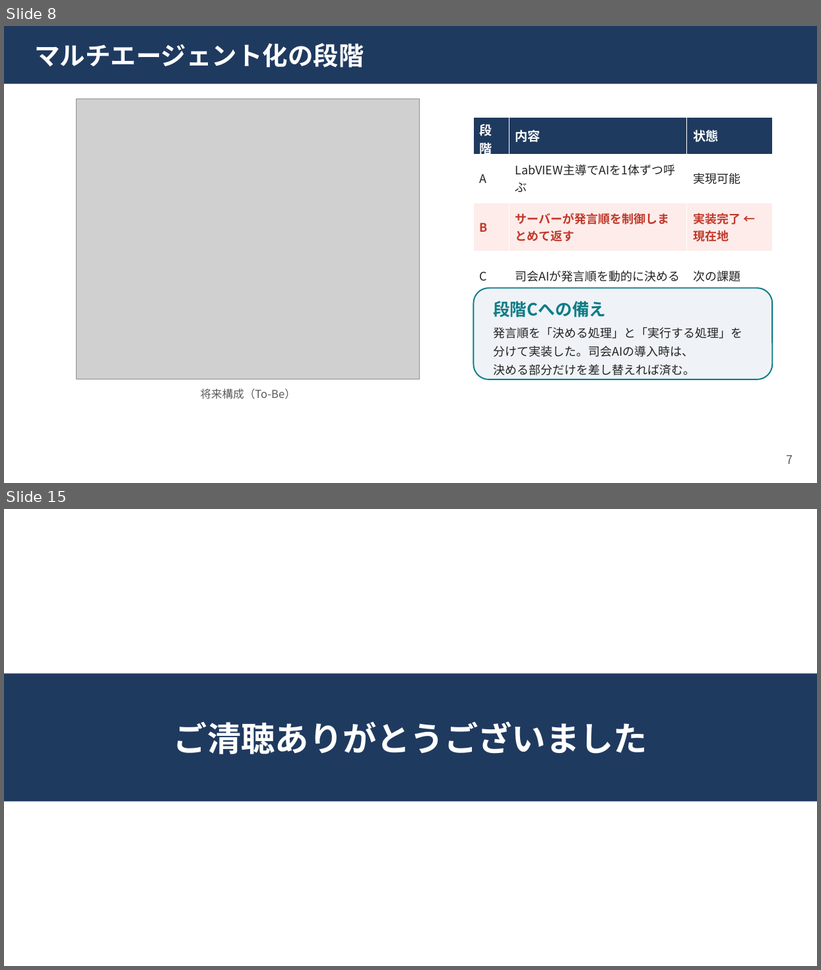
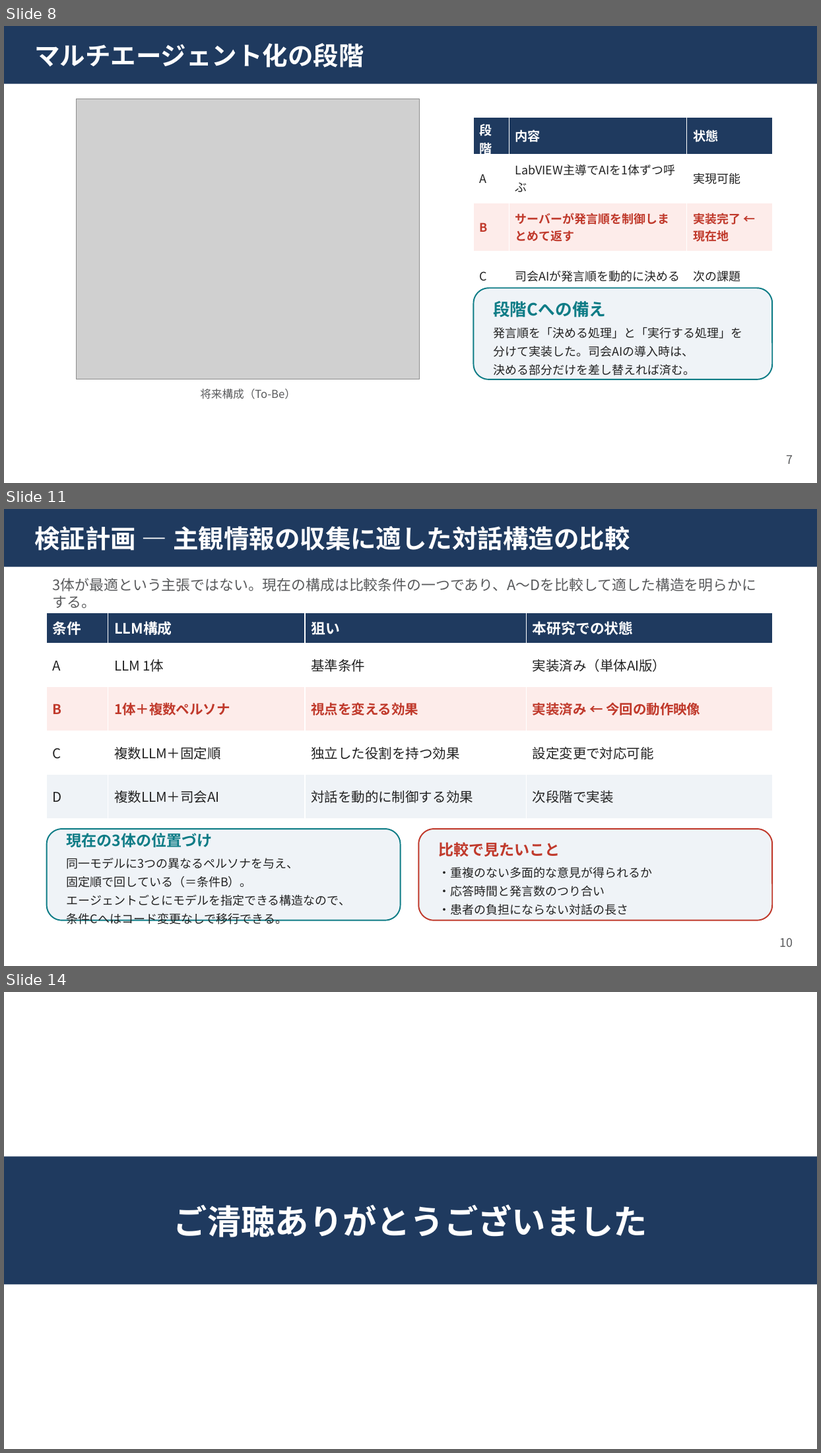
Before and after one commit to kaito3061/Trilogue1, a slide deck: docs/export/中間発表_柴尾.pptx. Shown one above the other, each under a label of ours: slides 8 and 15 before the commit, slides 8, 11 and 14 after it; the slides between them are not shown. The pictures are 821x970 and 821x1453 pixels, drawn with LibreOffice and Linux fonts; fonts in the diff are those of the drawing; grey boxes stand for pictures. Boxes give left, top, right and bottom in pixels: in the first picture for what was removed or moved away, otherwise in the second. Text is boxed around its words. In the diff, an @@ line names an element or a change of style, - is before the commit and + after.

```diff
--- a/docs/export/中間発表_柴尾.pptx
+++ b/docs/export/中間発表_柴尾.pptx
@@ slide 11 added at box(4, 509, 817, 966), background #FFFFFF @@
@@ rectangle added at box(4, 509, 817, 567), fill #1F3A5F, 30 pt, text #FFFFFF, bold @@
+検証計画 ― 主観情報の収集に適した対話構造の比較
@@ text added at box(53, 578, 756, 609), 17 pt, text #595A5C @@
+3体が最適という主張ではない。現在の構成は比較条件の一つであり、A〜Dを比較して適した構造を明らかにする。
@@ table added at box(47, 613, 773, 819), 5 rows, 4 columns @@
+条件 | LLM構成 | 狙い | 本研究での状態
+A | LLM 1体 | 基準条件 | 実装済み（単体AI版）
+B | 1体＋複数ペルソナ | 視点を変える効果 | 実装済み ← 今回の動作映像
+C | 複数LLM＋固定順 | 独立した役割を持つ効果 | 設定変更で対応可能
+D | 複数LLM＋司会AI | 対話を動的に制御する効果 | 次段階で実装
@@ rounded rectangle added at box(47, 829, 401, 921), fill #EFF3F7, outline #0E7C86 1.5 pt, 14 pt, text #222222 @@
+現在の3体の位置づけ
+同一モデルに3つの異なるペルソナを与え、
+固定順で回している（＝条件B）。
+エージェントごとにモデルを指定できる構造なので、
+条件Cへはコード変更なしで移行できる。
@@ rounded rectangle added at box(418, 829, 773, 921), fill #EFF3F7, outline #C0392B 1.5 pt, 14 pt, text #222222 @@
+比較で見たいこと
+・重複のない多面的な意見が得られるか
+・応答時間と発言数のつり合い
+・患者の負担にならない対話の長さ
@@ text added at box(780, 938, 793, 947), 14 pt, text #595A5C @@
+10
@@ what was slide 15 is now slide 14 @@
```
Also in this commit, not shown: 13 slides changed, 3 slides removed, 3 other files.
